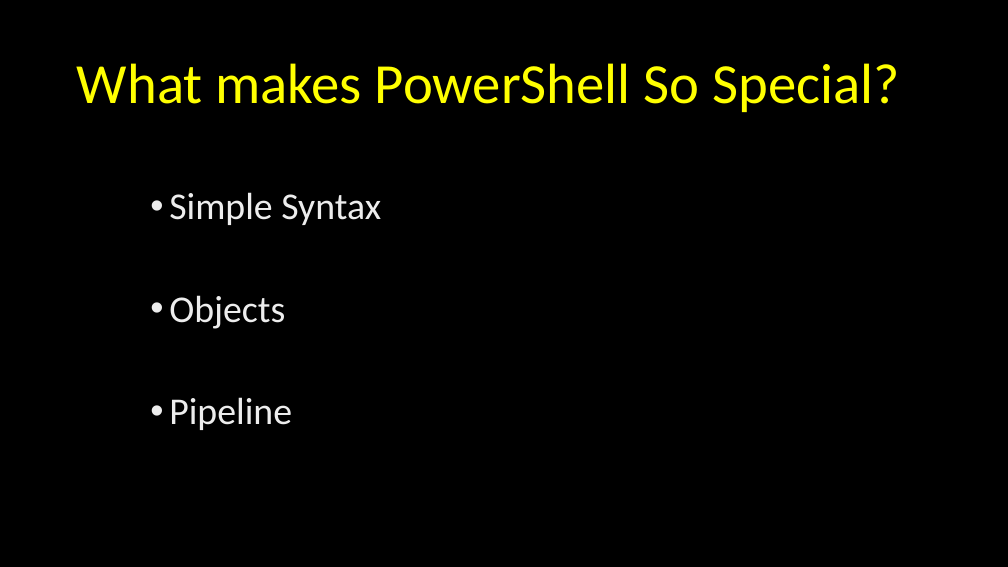
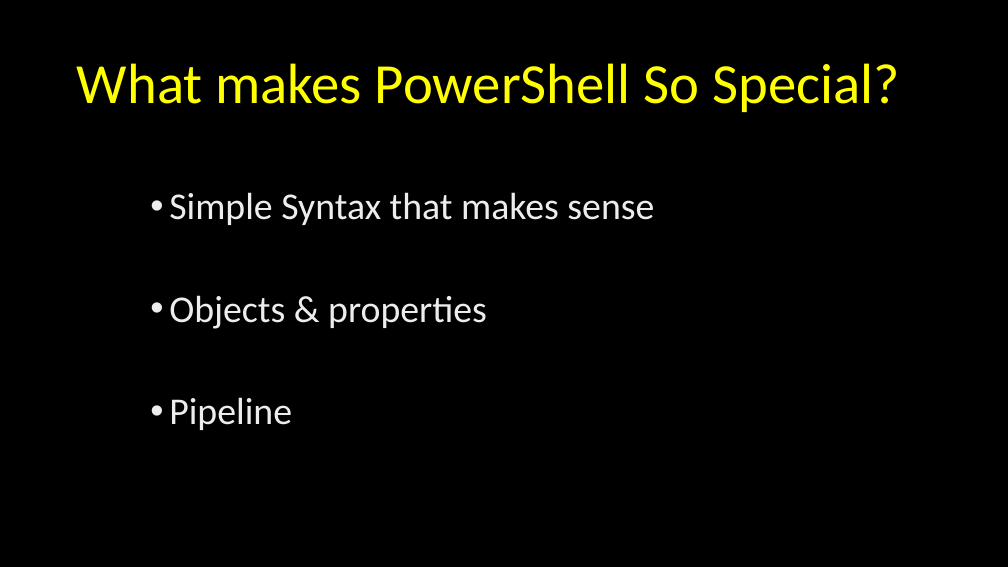
Before and after one commit to compwiz32/Presentations, a slide deck: slide 4 of 2019-07-19 Lord IT User Group/Why PowerShell.pptx. Drawn at 1008x567 pixels with LibreOffice and Linux fonts; fonts in the diff are those of the drawing; background and template pictures are left out. Boxes give left, top, right and bottom in pixels: in the first picture for what was removed or moved away, otherwise in the second. Text is boxed around its words. In the diff, an @@ line names an element or a change of style, - is before the commit and + after.

```diff
--- a/2019-07-19 Lord IT User Group/Why PowerShell.pptx
+++ b/2019-07-19 Lord IT User Group/Why PowerShell.pptx
@@ text at [169, 192, 654, 329]: text changed @@
-• Simple Syntax
-• Objects
+• Simple Syntax that makes sense
+• Objects & properties
```
Also in this commit, not shown: 1 other file.
